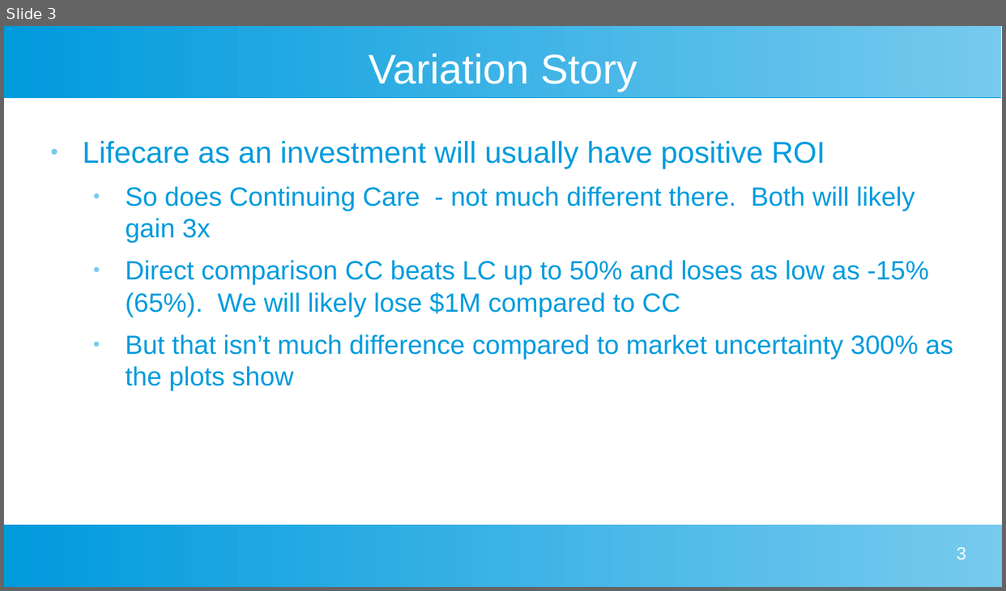
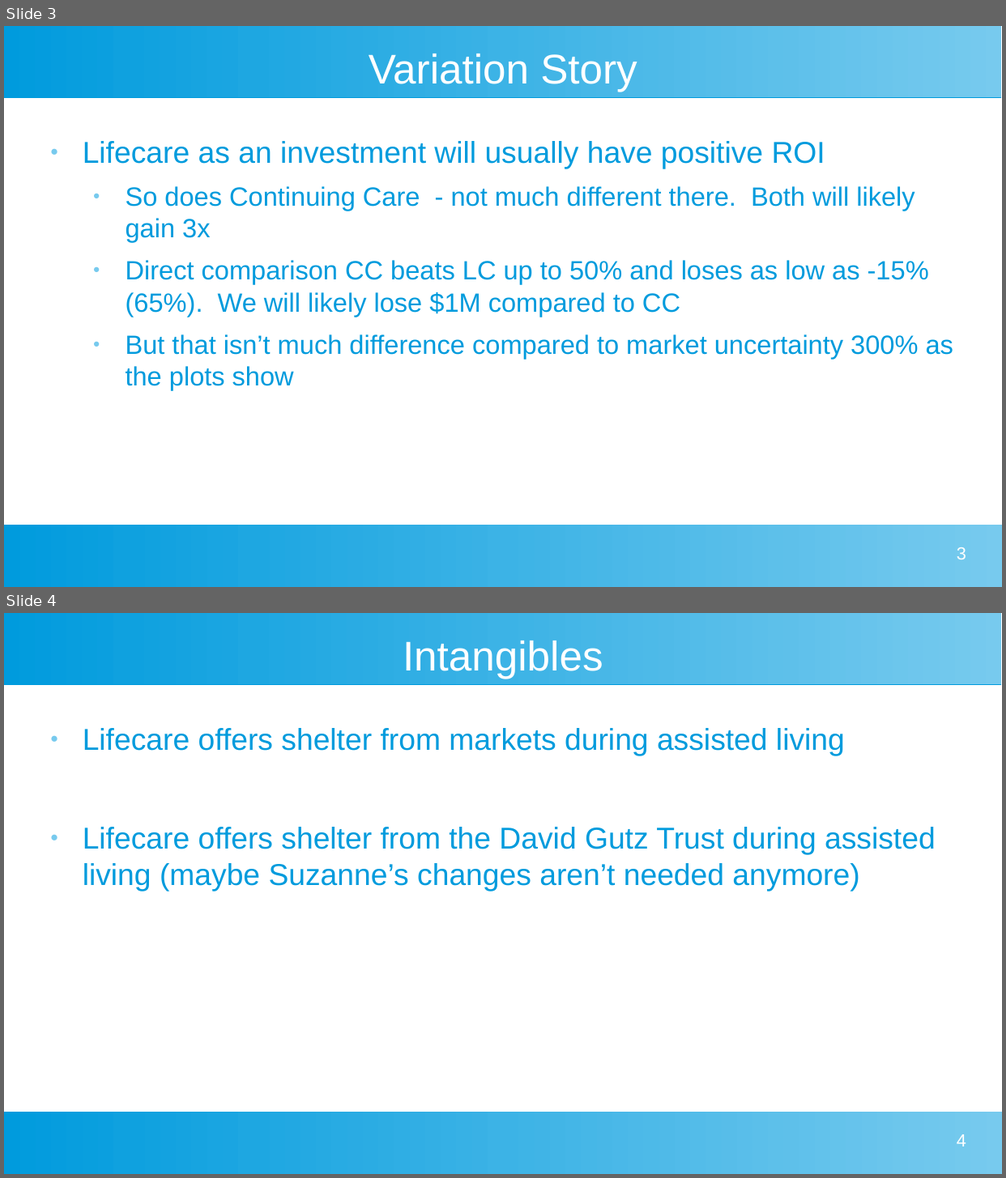
Before and after one commit to davegutz/myLifeSaver, a slide deck: Gutz Evaluation of Taylor Lifecare Advantage.odp. Shown one above the other, each under a label of ours: slide 3 before the commit, slides 3 and 4 after it. The pictures are 1006x591 and 1006x1178 pixels, drawn with LibreOffice and Linux fonts; fonts in the diff are those of the drawing. Boxes give left, top, right and bottom in pixels: in the first picture for what was removed or moved away, otherwise in the second. Text is boxed around its words. In the diff, an @@ line names an element or a change of style, - is before the commit and + after.

```diff
--- a/Gutz Evaluation of Taylor Lifecare Advantage.odp
+++ b/Gutz Evaluation of Taylor Lifecare Advantage.odp
@@ slide 4 added at box(4, 613, 1002, 1174), background #FFFFFF; not listed: 2 template elements that a slide beside it also shows @@
@@ title added at box(403, 641, 603, 679), 33 pt, text #FFFFFF @@
+Intangibles
@@ text added at box(83, 728, 936, 892), 24 pt, text #009BDD @@
+● Lifecare offers shelter from markets during assisted living
+● Lifecare offers shelter from the David Gutz Trust during assisted living (maybe Suzanne’s changes aren’t needed anymore)
@@ page number added at box(957, 1135, 966, 1147), 14 pt, text #FFFFFF @@
+4
```
Also in this commit, not shown: 1 other slide added, 1 slide removed, 1 other file.
